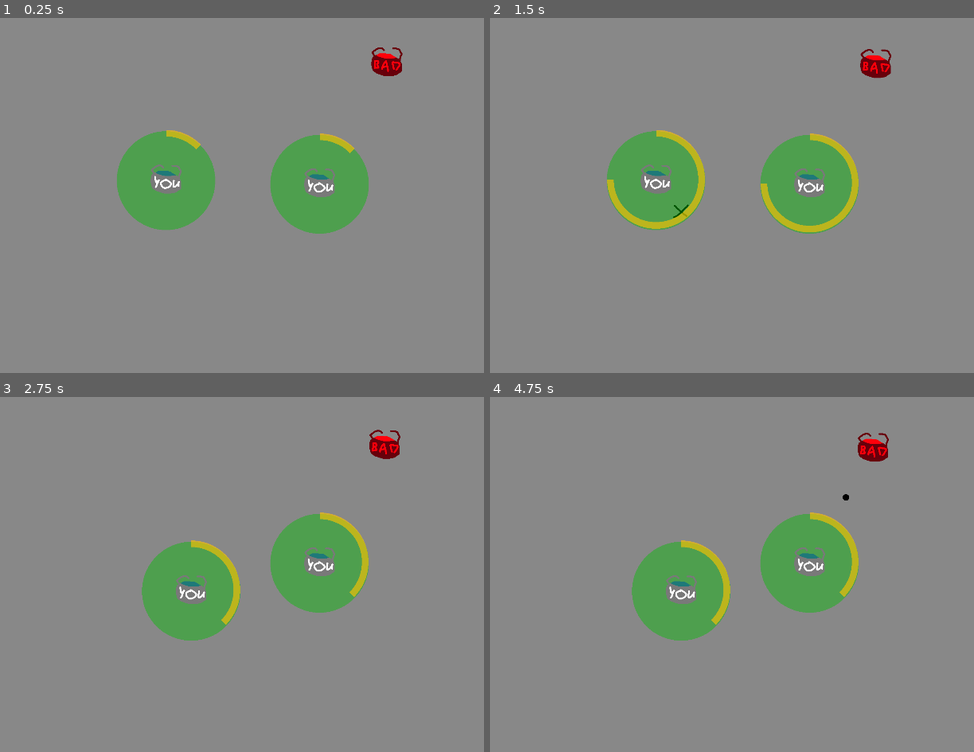
Above: before the commit, frames 1-4 (two rows, left to right).
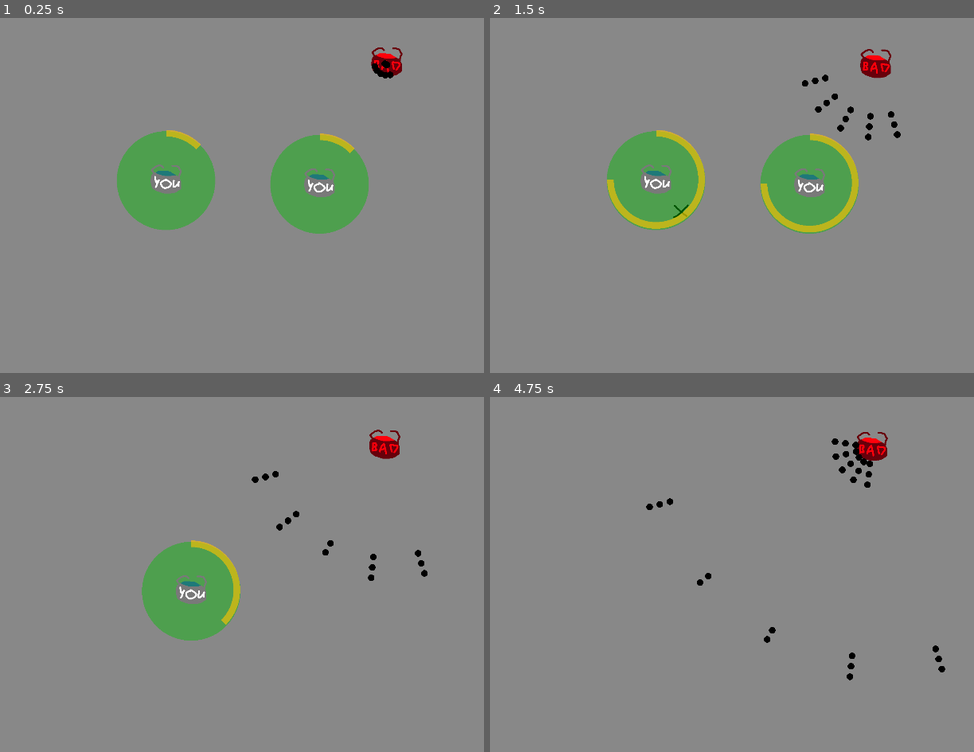
Above: after the commit, the same moments.

Repository: Solid-Squid-Contingent/LD-51
Game: Godot game, scene res://Scenes/Game.tscn
Two runs of this game, one before a commit and one after it. Both use one fixed random seed, a clock stepped at 60 frames per second and the inputs below.
Inputs (mouse positions are in pixels of both pictures, inside the frame that each line leads up to):
- Up to frame 1 (0.25 s): no input
- Up to frame 2 (1.5 s): move the mouse to (949, 177) at 0.52 s; hold Space (advance) 0.53-1.28 s; move the mouse to (678, 213) at 1.27 s; click (678, 213) at 1.35 s
- Up to frame 3 (2.75 s): move the mouse to (382, 492) at 2.02 s; hold Space (advance) from 2.03 s (still down)
- Up to frame 4 (4.75 s): move the mouse to (775, 645) at 2.77 s; release Space (advance) at 2.78 s; click (775, 645) at 2.85 s; move the mouse to (outside the picture) at 3.52 s; hold Space (advance) 3.53-4.28 s; move the mouse to (615, 517) at 4.27 s; click (615, 517) at 4.35 s

The runs differ from the first frame. In frame 1, 0.1% of the frame differs, in the area x 76-82%, y 11-18%; in frame 2, 0.3%; in frame 3, 4.5%; in frame 4, 9.3%, in the area x 29-95%, y 9-80%.

Commit message:
Bullet bursts and spread

Diff:
--- a/Scenes/Enemy.tscn
+++ b/Scenes/Enemy.tscn
@@ -18,7 +18,7 @@
 shape = SubResource( 1 )
 
 [node name="BulletTimer" type="Timer" parent="."]
-wait_time = 3.0
+wait_time = 4.0
 autostart = true
 
 [connection signal="timeout" from="BulletTimer" to="." method="_on_BulletTimer_timeout"]
--- a/Scripts/Enemy.gd
+++ b/Scripts/Enemy.gd
@@ -1,9 +1,16 @@
 extends Area2D
 
 const speed = 5
-const bulletSpeed = 100
+const bulletSpeed = 150
+const spreadAngle = 90
+const spreadNumber = 5
+const burstNumber = 3
+const burstDistance = 0.2
 
 const bulletScene = preload("res://Scenes/Bullet.tscn")
+
+func _ready():
+	call_deferred('shoot')
 
 func getClosestPlayer():
 	var closestPlayer = null
@@ -27,9 +34,19 @@
 
 
 func _on_BulletTimer_timeout():
+	shoot()
+
+func shoot():
 	var direction = directionToClosestPlayer()
 	if direction.length() > 0:
-		var bullet = bulletScene.instance()
-		get_parent().add_child(bullet)
-		bullet.position = self.position
-		bullet.velocity = direction * bulletSpeed
+		for _burst in range(burstNumber):
+			for i in range(spreadNumber):
+				var bullet = bulletScene.instance()
+				get_parent().add_child(bullet)
+				bullet.position = self.position
+
+				var angle = 0
+				if spreadNumber > 1:
+					angle = -spreadAngle/2.0 + i * spreadAngle / float(spreadNumber - 1)
+				bullet.velocity = (direction * bulletSpeed).rotated(deg2rad(angle))
+			yield(get_tree().create_timer(burstDistance), "timeout")
